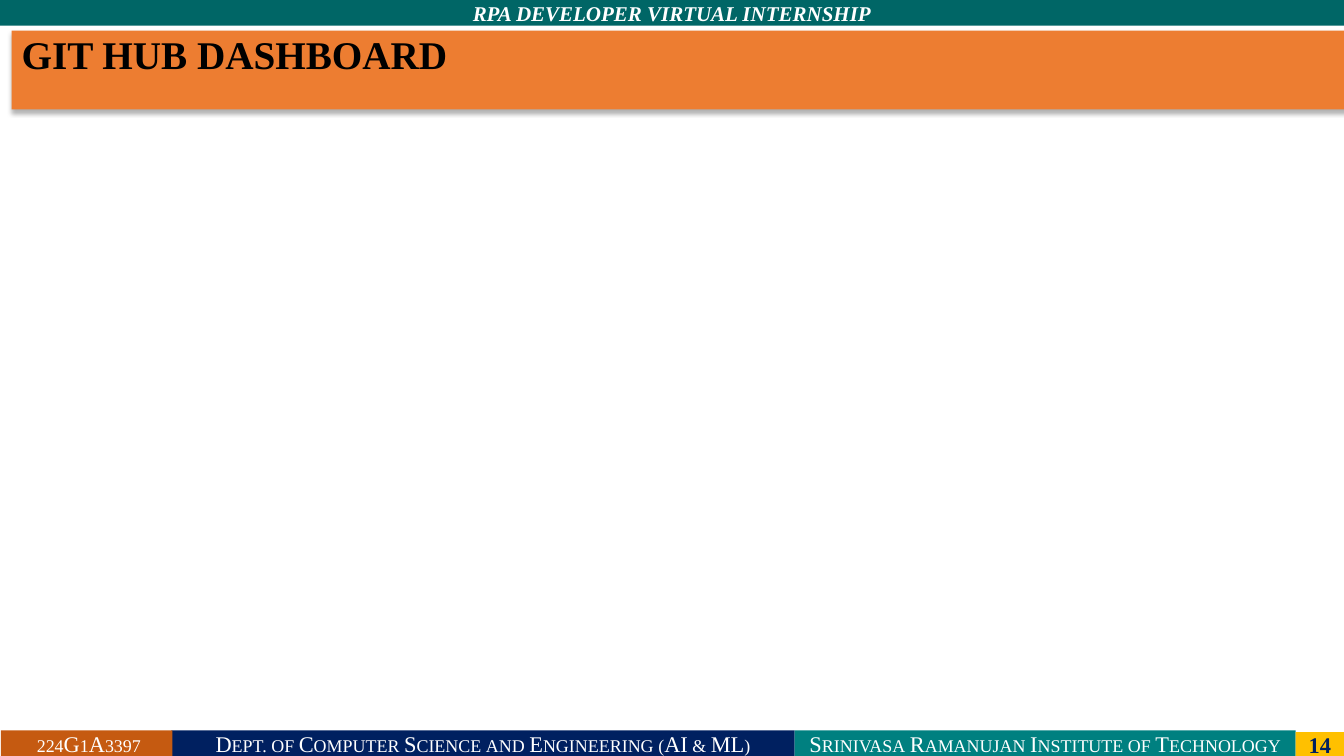
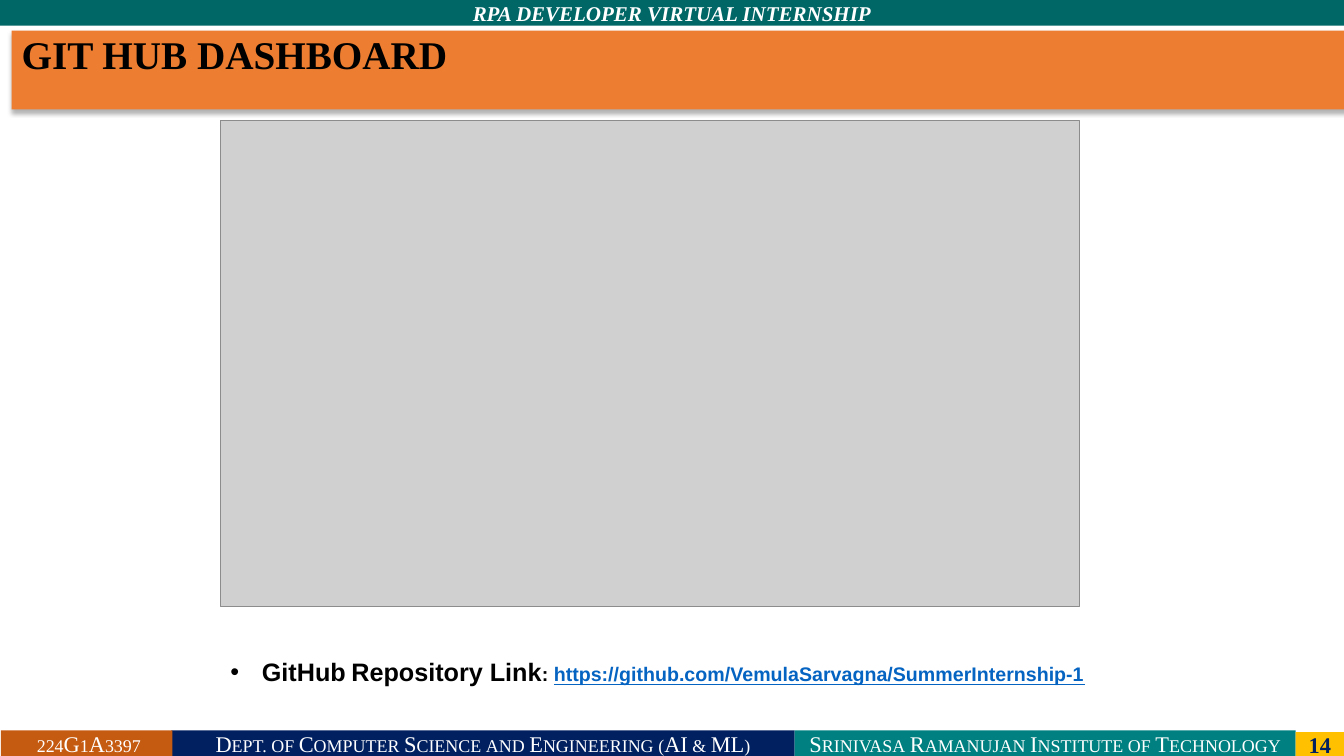
Before and after one commit to VemulaSarvagna/Summer-Internship-1, a slide deck: slide 14 of Sarvagna-UiPath-PPT.pptx. Drawn at 1344x756 pixels with LibreOffice and Linux fonts; fonts in the diff are those of the drawing; grey boxes stand for pictures; background and template pictures are left out. Boxes give left, top, right and bottom in pixels: in the first picture for what was removed or moved away, otherwise in the second. Text is boxed around its words. In the diff, an @@ line names an element or a change of style, - is before the commit and + after.

Commit message:
First Commit

```diff
--- a/Sarvagna-UiPath-PPT.pptx
+++ b/Sarvagna-UiPath-PPT.pptx
@@ picture added at [221, 121, 1080, 607] @@
@@ text added at [262, 662, 1084, 687], 14 pt, text #0563C1, bold, underline @@
+• GitHub Repository Link: https://github.com/VemulaSarvagna/SummerInternship-1
```
